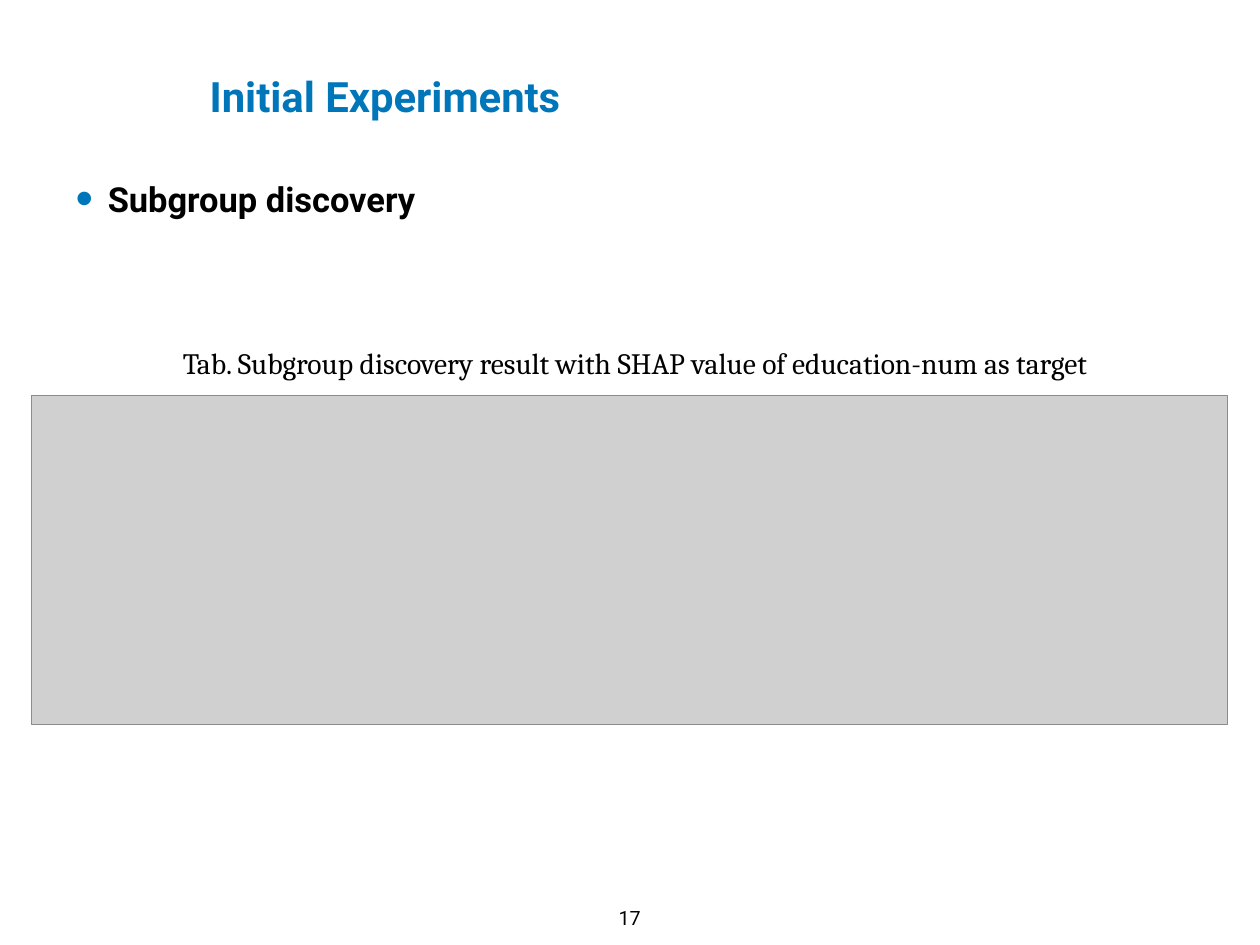
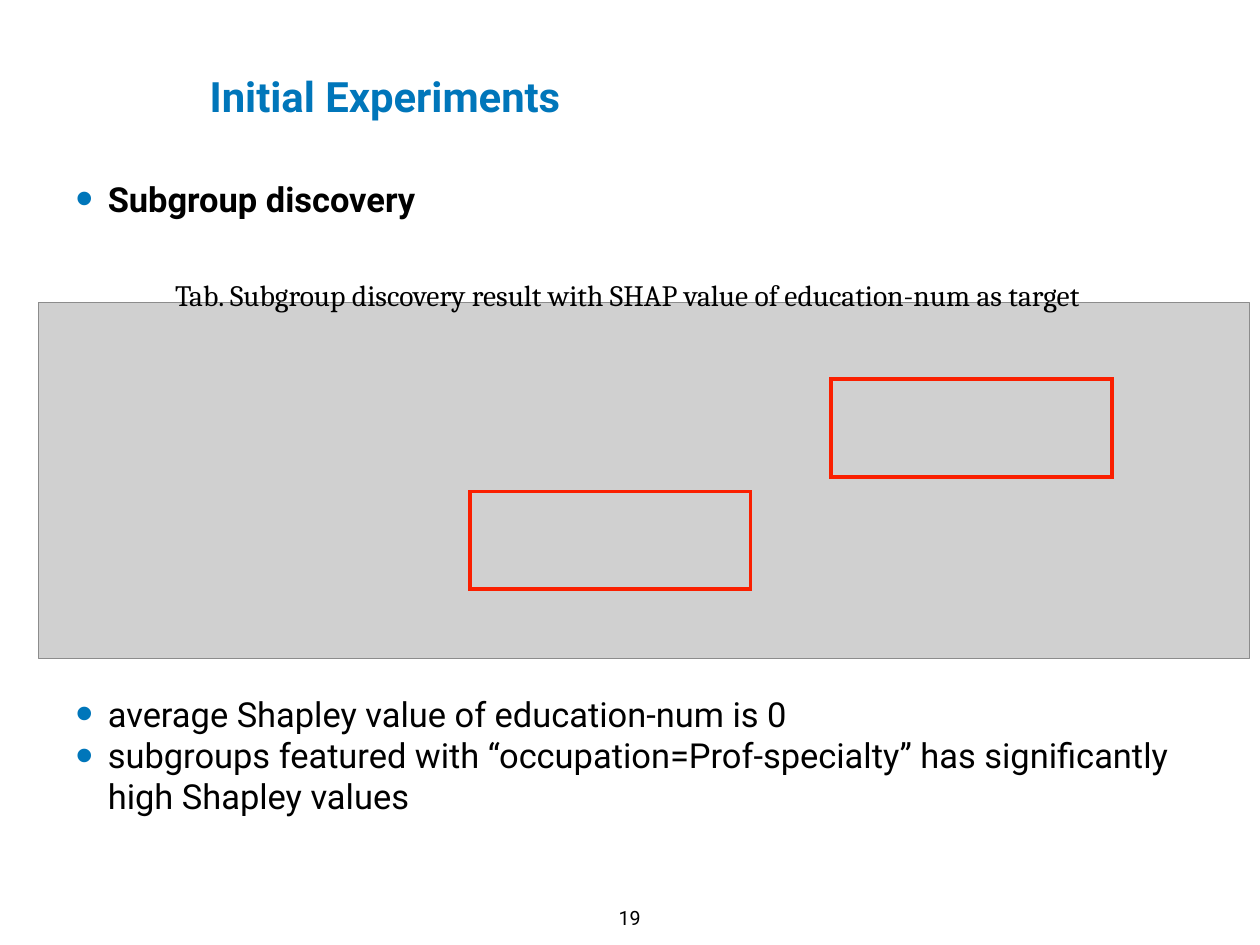
Before and after one commit to XiaoqiMa/Master-Thesis, a slide deck: slide 19 of Thesis/Proposal/slides/thesis_proposal.pptx (slide 17 before the commit). Drawn at 1260x945 pixels with LibreOffice and Linux fonts; fonts in the diff are those of the drawing; grey boxes stand for pictures; background and template pictures are left out. Boxes give left, top, right and bottom in pixels: in the first picture for what was removed or moved away, otherwise in the second. Text is boxed around its words. In the diff, an @@ line names an element or a change of style, - is before the commit and + after.

```diff
--- a/Thesis/Proposal/slides/thesis_proposal.pptx
+++ b/Thesis/Proposal/slides/thesis_proposal.pptx
@@ text "Tab. Subgroup discovery result with ..." rewrapped from (x1=183, y1=353, x2=1087, y2=381) to (x1=175, y1=279, x2=1079, y2=313) @@
@@ picture resized from (x1=32, y1=395, x2=1228, y2=725) to (x1=39, y1=303, x2=1249, y2=659) @@
@@ rectangle added at (x1=831, y1=379, x2=1112, y2=477), outline #FA1F00 3 pt @@
@@ rectangle added at (x1=470, y1=492, x2=751, y2=589), outline #FA1F00 3 pt @@
@@ text added at (x1=108, y1=700, x2=1168, y2=817), 28 pt, text #000000 @@
+• average Shapley value of education-num is 0
+• subgroups featured with “occupation=Prof-specialty” has significantly high Shapley values
@@ page number at (x1=619, y1=911, x2=641, y2=925): text changed @@
-17
+19
```
Also in this commit, not shown: 6 other slides changed, 2 slides added.
